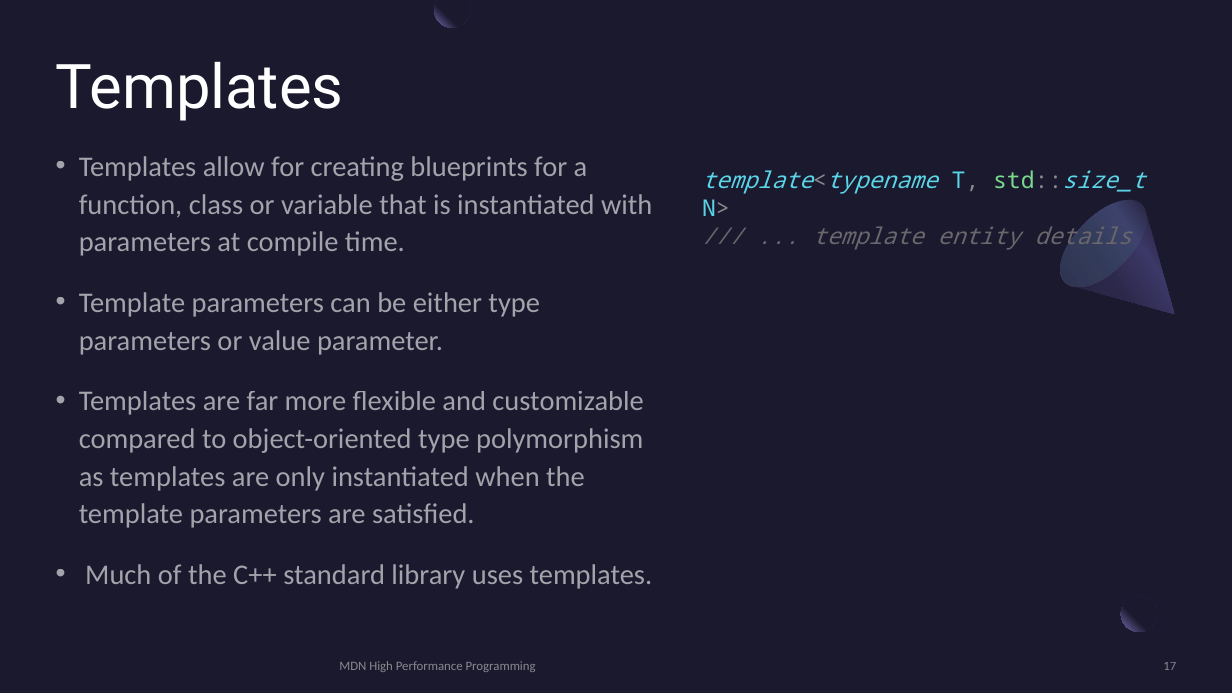
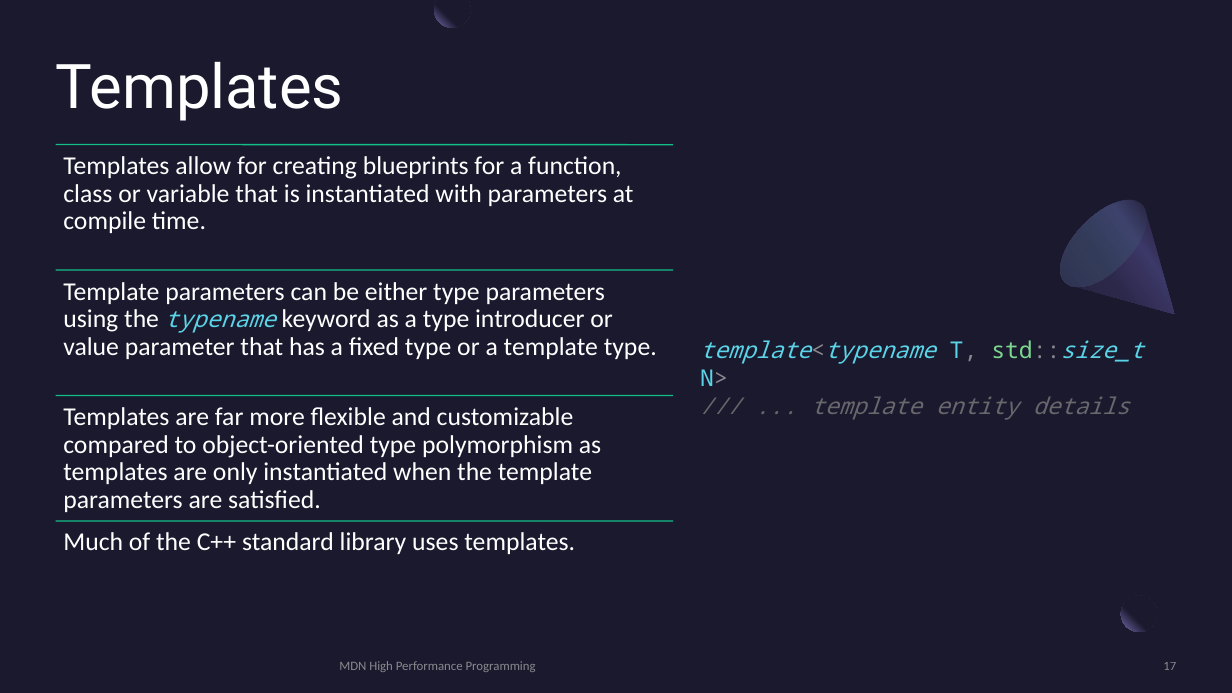
Before and after one commit to MonashDeepNeuron/HPP, a slide deck: slide 17 of content/part5/slides/hpp_part5.pptx. Drawn at 1232x693 pixels with LibreOffice and Linux fonts; fonts in the diff are those of the drawing. Boxes give left, top, right and bottom in pixels: in the first picture for what was removed or moved away, otherwise in the second. Text is boxed around its words. In the diff, an @@ line names an element or a change of style, - is before the commit and + after.

```diff
--- a/content/part5/slides/hpp_part5.pptx
+++ b/content/part5/slides/hpp_part5.pptx
@@ text removed at bbox=[79, 156, 653, 589] @@
-• Templates allow for creating blueprints for a function, class or variable that is instantiated with parameters at compile time.
-• Template parameters can be either type parameters or value parameter.
-• Templates are far more flexible and customizable compared to object-oriented type polymorphism as templates are only instantiated when the template parameters are satisfied.
-• Much of the C++ standard library uses templates.
@@ text "template<typename T, std::size_t N>": place and size @@
-text "template<typename T, std::size_t N>" at bbox=[702, 170, 1145, 250]
+text "template<typename T, std::size_t N>" at bbox=[700, 340, 1144, 420]
@@ group added at bbox=[55, 145, 674, 554]: 4 lines, 4 texts @@
+Templates allow for creating blueprints for a function, class or variable that is instantiated with parameters at compile time.
+Template parameters can be either type parameters using the typename keyword as a type introducer or value parameter that has a fixed type or a template type.
+Templates are far more flexible and customizable compared to object-oriented type polymorphism as templates are only instantiated when the template parameters are satisfied.
+Much of the C++ standard library uses templates.
```
Also in this commit, not shown: 4 other slides changed, 24 slides added, 5 slides removed, 48 other files.
